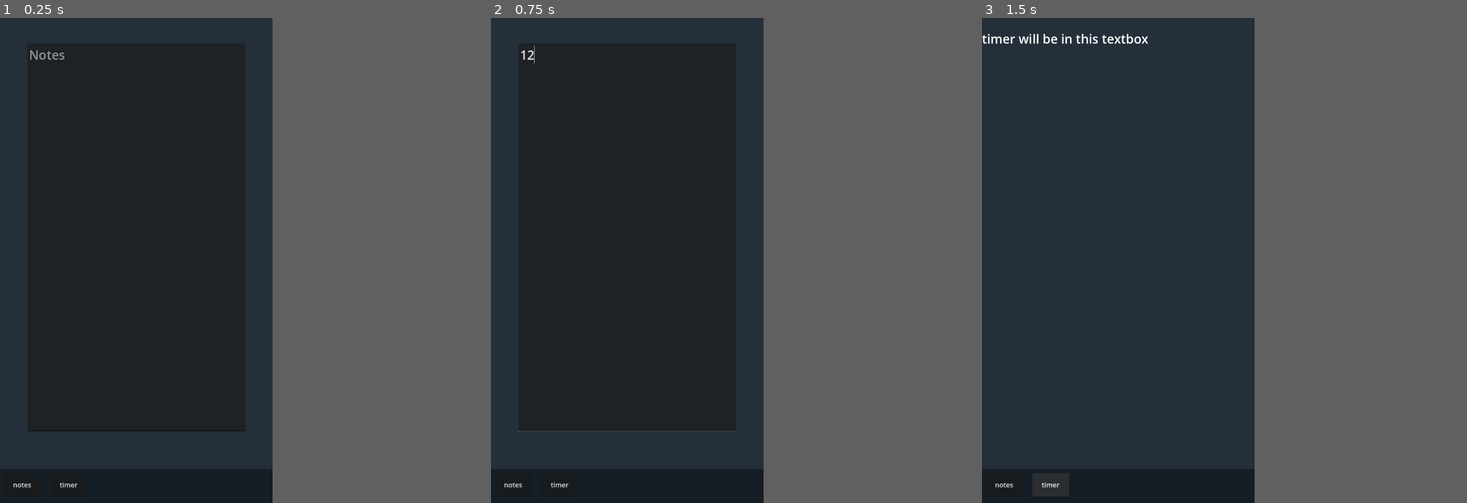
Above: before the commit, frames 1-3 (left to right).
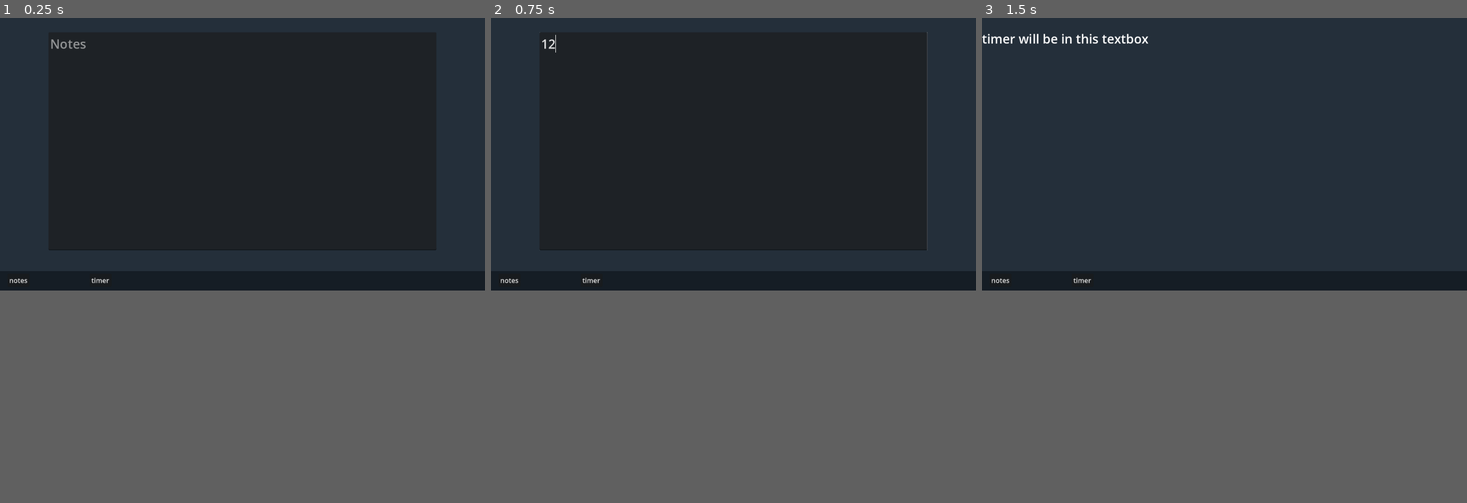
Above: after the commit, the same moments.

Repository: Visio-Lumen/ayro
Game: Godot game, scene res://textbox.tscn
Two runs of this game, one before a commit and one after it. Both use one fixed random seed, a clock stepped at 60 frames per second and the inputs below.
Inputs (mouse positions are in pixels of both pictures, inside the frame that each line leads up to):
- Up to frame 1 (0.25 s): no input
- Up to frame 2 (0.75 s): click (626, 236) at 0.52 s; type "12" at 0.6 s
- Up to frame 3 (1.5 s): click "timer" at 1.25 s
In our replay, the window is 449x799 before the commit and 799x449 after it. These sizes can differ from the game's own. Grey fills any space a smaller window leaves; there, only what the larger window draws over its background counts as a difference.

The runs differ from the first frame. In frame 1, 0.3% of the frame differs, in the area x 1-57%, y 4-97%; in frame 2, 0.4%; in frame 3, 0.7%, in the area x 0-35%, y 3-99%.

Commit message:
timer background wasnt relative
fixed

Diff:
--- a/project.godot
+++ b/project.godot
@@ -15,11 +15,6 @@
 config/features=PackedStringArray("4.1", "Mobile")
 config/icon="res://icon.svg"
 
-[display]
-
-window/size/viewport_width=648
-window/size/viewport_height=1152
-
 [rendering]
 
 renderer/rendering_method="mobile"
--- a/timer.tscn
+++ b/timer.tscn
@@ -1,5 +1,6 @@
-[gd_scene load_steps=4 format=3 uid="uid://bcq8h2yb3w412"]
+[gd_scene load_steps=5 format=3 uid="uid://bcq8h2yb3w412"]
 
+[ext_resource type="Script" path="res://Background.gd" id="1_54uu5"]
 [ext_resource type="PackedScene" uid="uid://cov8qj3jrd2bo" path="res://taskbar.tscn" id="1_lmuxb"]
 [ext_resource type="Script" path="res://Label.gd" id="2_ymx1t"]
 
@@ -12,6 +13,7 @@
 offset_right = 650.0
 offset_bottom = 1154.0
 color = Color(0.141176, 0.184314, 0.227451, 1)
+script = ExtResource("1_54uu5")
 
 [node name="taskbar" parent="." instance=ExtResource("1_lmuxb")]
 
